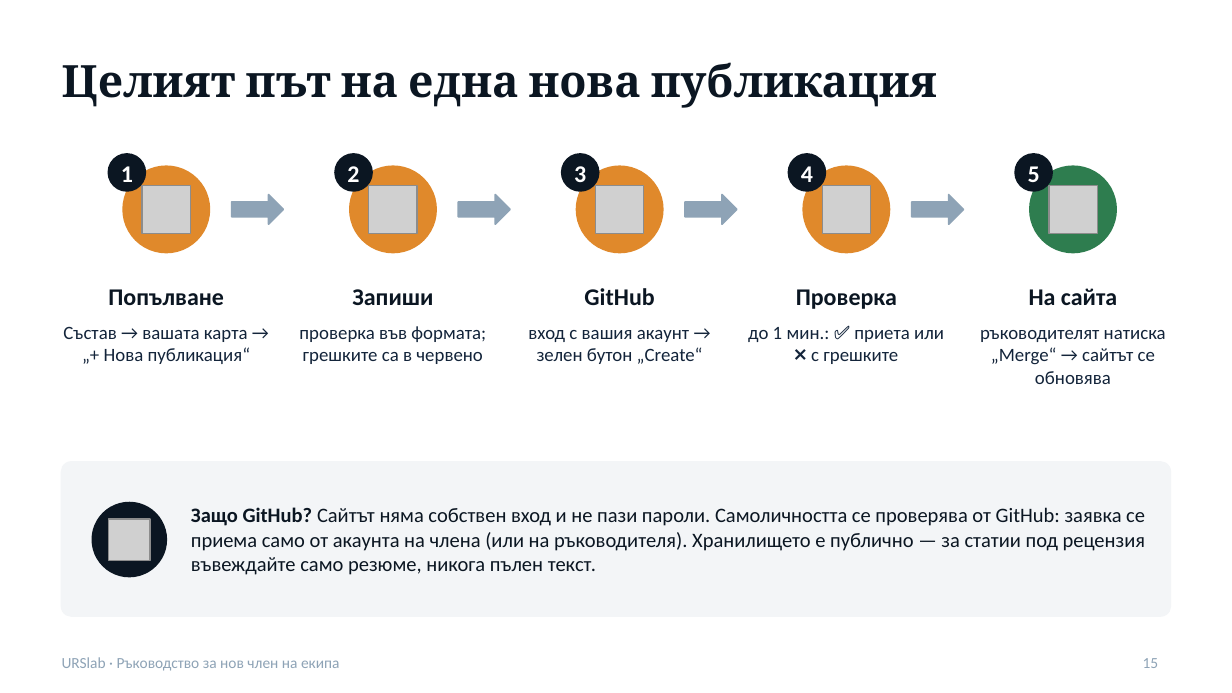
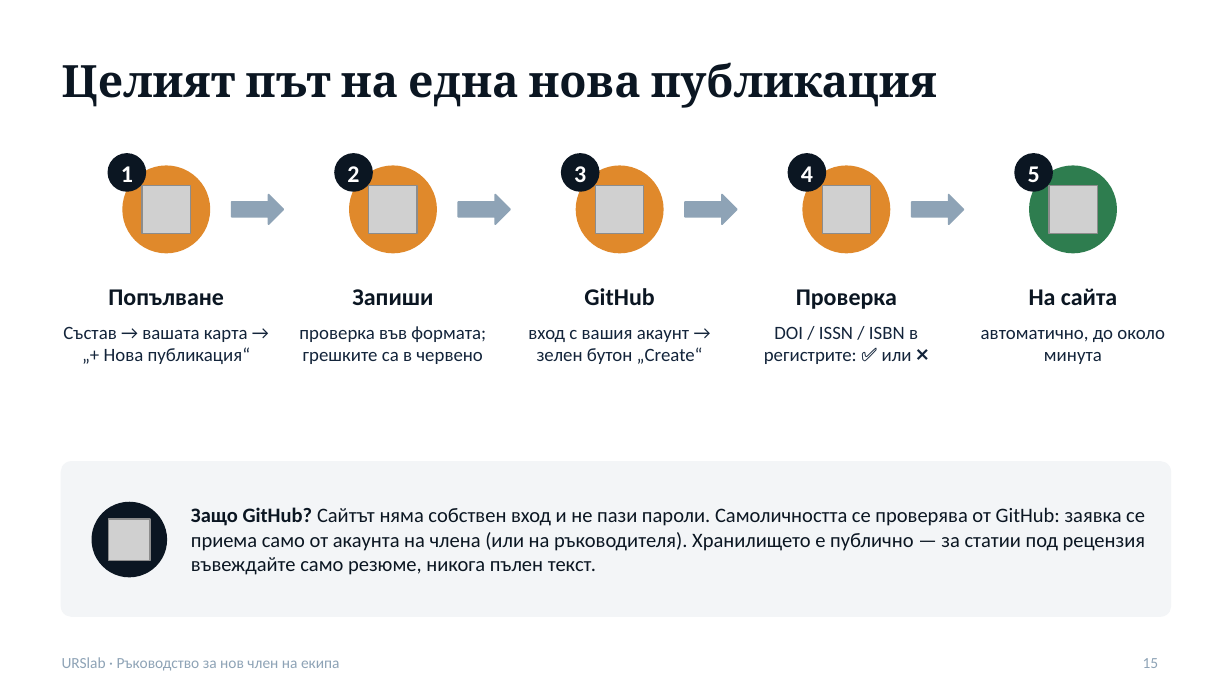
Before and after one commit to urslab-irbas/urslab-site, a slide deck: slide 15 of public/docs/URSlab-rakovodstvo.pptx. Drawn at 1232x693 pixels with LibreOffice and Linux fonts; fonts in the diff are those of the drawing; grey boxes stand for pictures. Boxes give left, top, right and bottom in pixels: in the first picture for what was removed or moved away, otherwise in the second. Text is boxed around its words. In the diff, an @@ line names an element or a change of style, - is before the commit and + after.

```diff
--- a/public/docs/URSlab-rakovodstvo.pptx
+++ b/public/docs/URSlab-rakovodstvo.pptx
@@ text at (764, 326, 918, 364): text changed @@
-до 1 мин.: ✅ приета или ❌ с грешките
+DOI / ISSN / ISBN в регистрите: ✅ или ❌
@@ text at (981, 330, 1165, 364): text changed @@
-ръководителят натиска „Merge“ → сайтът се обновява
+автоматично, до около минута
```
Also in this commit, not shown: 3 other slides changed, 11 other files.
